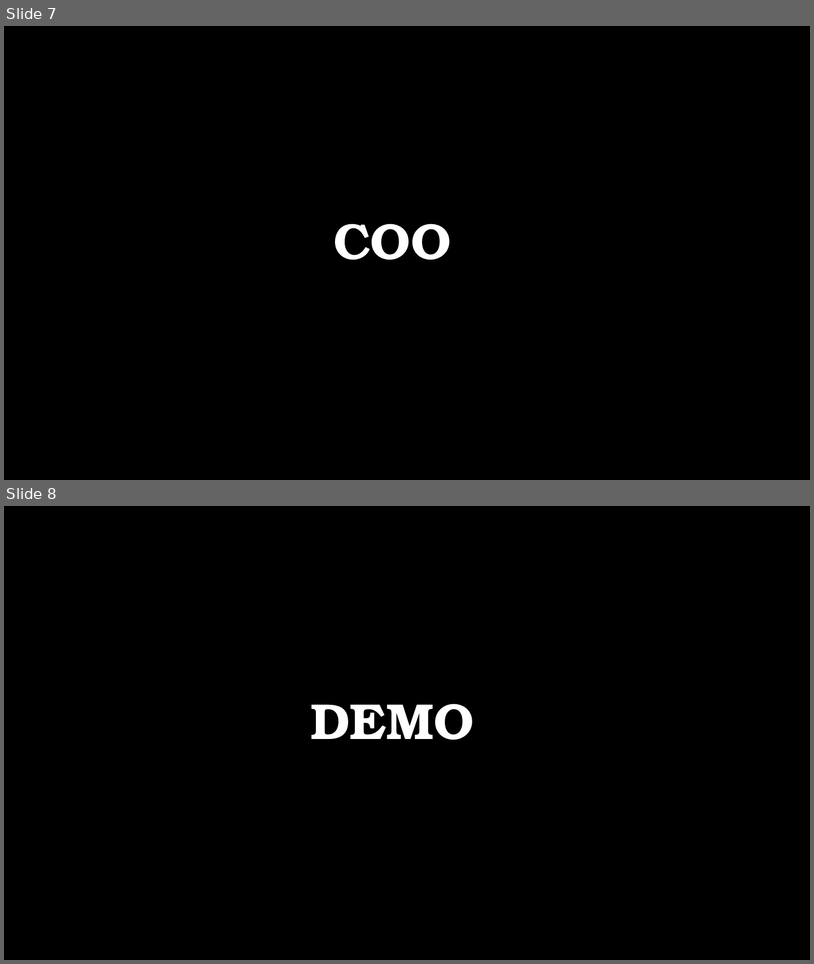
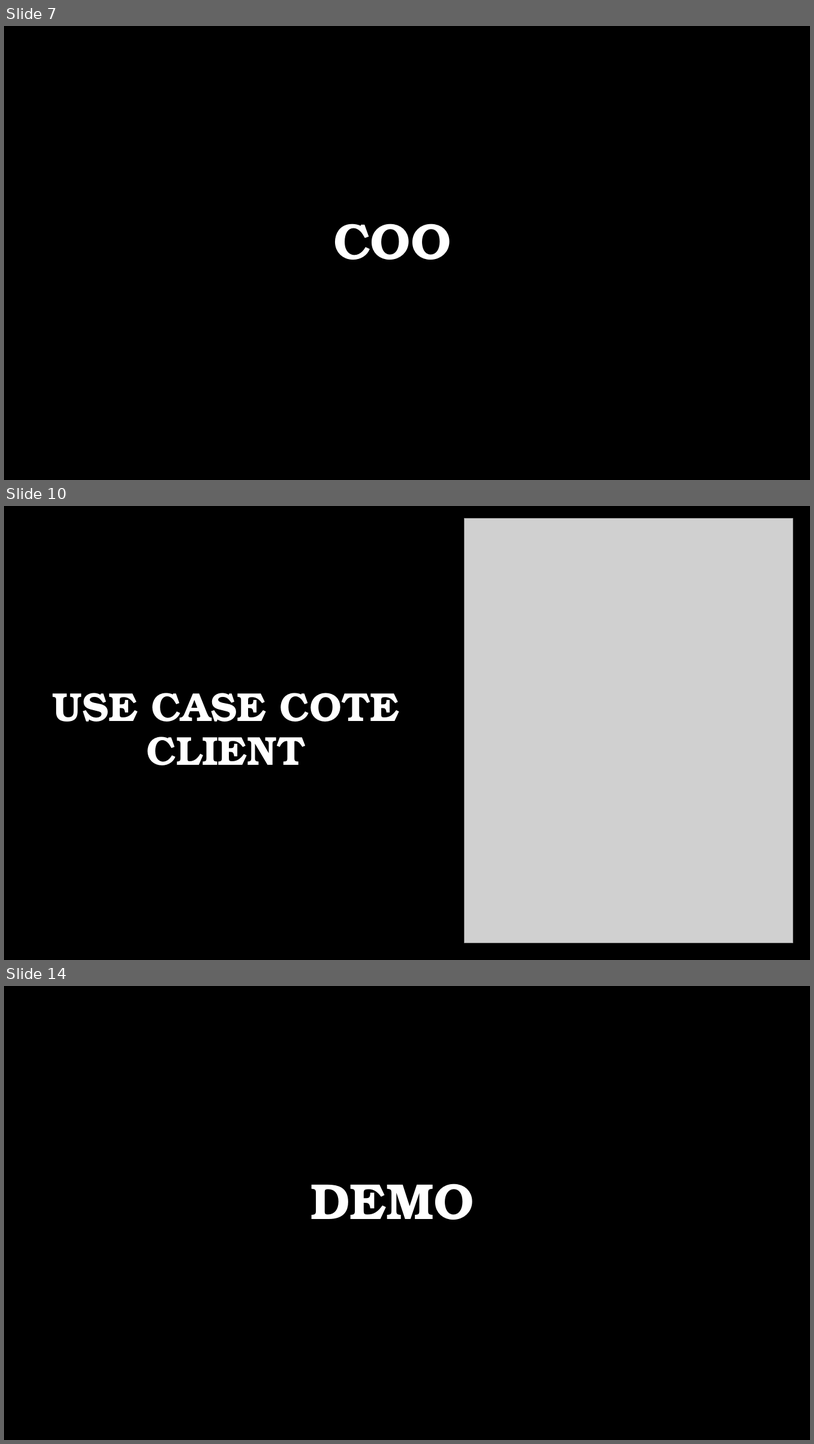
Before and after one commit to Reda066/7WondersProjet, a slide deck: Documentation/PROJET DEVELOPPEMENT.pptx. Shown one above the other, each under a label of ours: slides 7 and 8 before the commit, slides 7, 10 and 14 after it; the slides between them are not shown. The pictures are 814x964 and 814x1444 pixels, drawn with LibreOffice and Linux fonts; fonts in the diff are those of the drawing; grey boxes stand for pictures; background and template pictures are left out. Boxes give left, top, right and bottom in pixels: in the first picture for what was removed or moved away, otherwise in the second. Text is boxed around its words. In the diff, an @@ line names an element or a change of style, - is before the commit and + after.

```diff
--- a/Documentation/PROJET DEVELOPPEMENT.pptx
+++ b/Documentation/PROJET DEVELOPPEMENT.pptx
@@ slide 10 added at (4,506,810,960), background picture (left out) @@
@@ picture added at (464,519,793,943) @@
@@ title added at (52,693,399,765), 48 pt, text #FFFFFF, bold @@
+USE CASE COTE CLIENT
@@ what was slide 8 is now slide 14 @@
```
Also in this commit, not shown: 1 slide changed, 6 other slides added, 1 slide removed, 1 other file.
